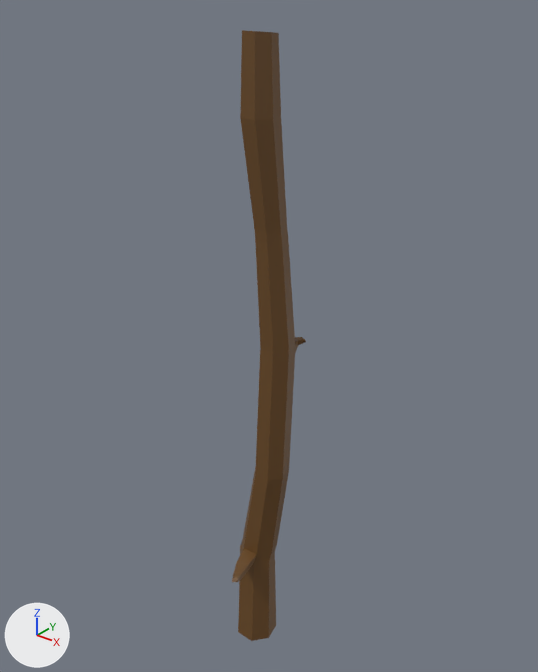
Renders of the FBX model Assets/GameAssets/Sticks/stick3-EXTRA_THICC.fbx from each side of a commit.
Rendered twice from a camera (50 mm lens) standing at (0.355, -0.424, 0.593) and looking at (0.001, 0.019, 0.319). The lights are fixed; the arrows at lower left show +X, +Y and +Z.

In view in the first picture: 'Stick3-ExtraThicc'.
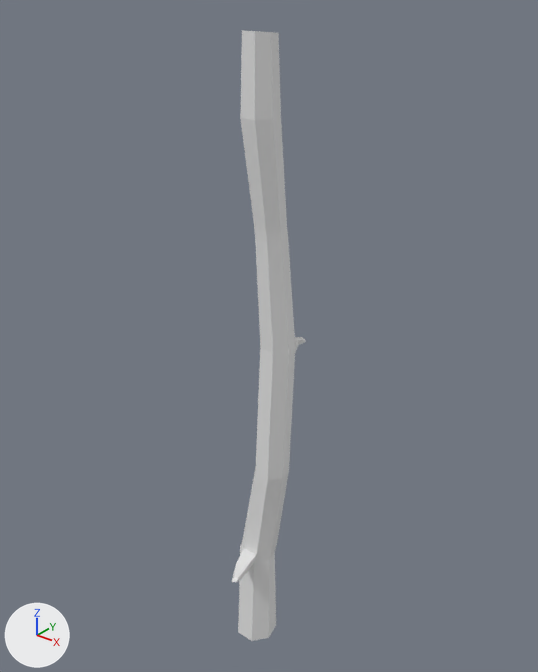
Boxes (x1, y1, x2, y2) around the edits, measured in the pictures (538 x 672 px):
part 1 of me_cylinder_008, recoloured (brown to grey): (232, 30, 306, 641) in both

The change in detail:
me_cylinder_008 has 116 vertices, 228 faces and spans x -0.02..0.026, y -0.05..0.042, z 0.0..0.558.
me_cylinder_008 is used by ob_stick3_extrathicc; location (0.0, 0.0, 0.0).
me_cylinder_008 no longer uses material mat_log_inside_005 (brown #c69a7d).
me_cylinder_008 part 1: all 218 faces that had it switch from mat_stick_005 (brown #6b4a22) to no material.
